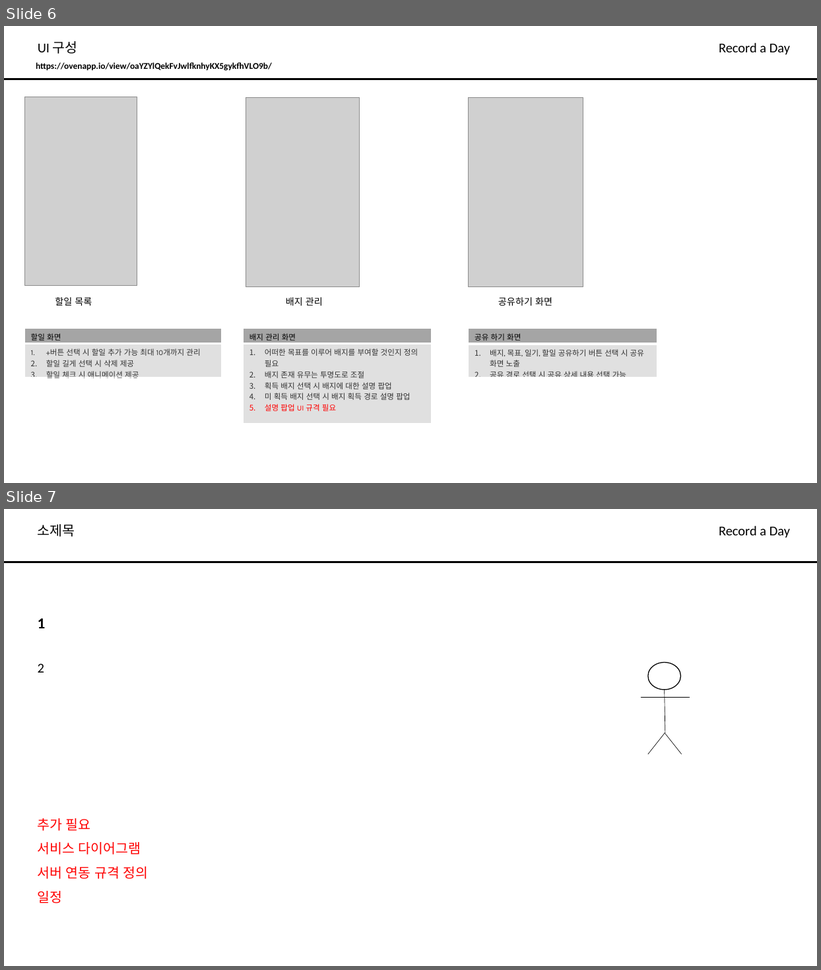
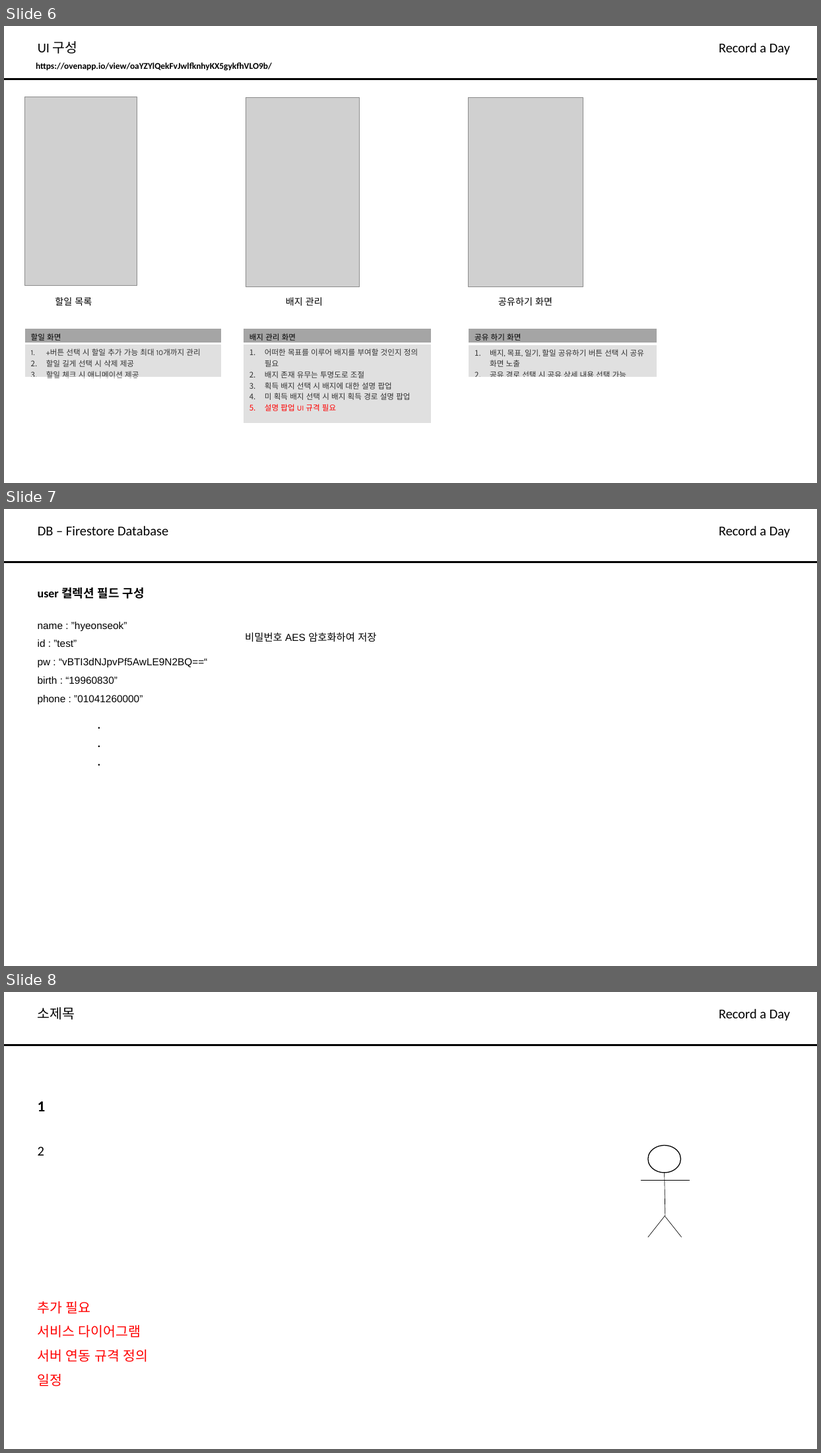
Before and after one commit to Hyeonseok0830/Record-a-day, a slide deck: doc/설계서.pptx. Shown one above the other, each under a label of ours: slides 6 and 7 before the commit, slides 6, 7 and 8 after it. The pictures are 821x970 and 821x1453 pixels, drawn with LibreOffice and Linux fonts; fonts in the diff are those of the drawing; grey boxes stand for pictures. Boxes give left, top, right and bottom in pixels: in the first picture for what was removed or moved away, otherwise in the second. Text is boxed around its words. In the diff, an @@ line names an element or a change of style, - is before the commit and + after.

Commit message:
설계서 및 소스 코드 수정
설계서에 디비 필드 추가
로그인 시 디버그, 상용 모드 분기처리
메인 화면 FloatingActionButton 추가

```diff
--- a/doc/설계서.pptx
+++ b/doc/설계서.pptx
@@ slide 7 added at box(4, 509, 817, 966), background #FFFFFF @@
@@ title added at box(38, 525, 168, 535), 16 pt, text #000000 @@
+DB – Firestore Database
@@ text added at box(719, 525, 790, 538), 16 pt, text #000000 @@
+Record a Day
@@ line added from (4, 562) to (817, 562), #000000 2 pt @@
@@ text added at box(38, 588, 145, 599), 14 pt, text #000000, bold @@
+user 컬렉션 필드 구성
@@ text added at box(38, 622, 207, 704), 12 pt, text #000000 @@
+name : ”hyeonseok”
+id : ”test”
+pw : “vBTI3dNJpvPf5AwLE9N2BQ==“
+birth : “19960830”
+phone : ”01041260000”
@@ text added at box(245, 632, 376, 642), 12 pt, text #000000 @@
+비밀번호 AES 암호화하여 저장
@@ text added at box(92, 710, 118, 770), 12 pt, text #000000, bold @@
+.
+.
+.
@@ what was slide 7 is now slide 8 @@
```
Also in this commit, not shown: 4 other files.
